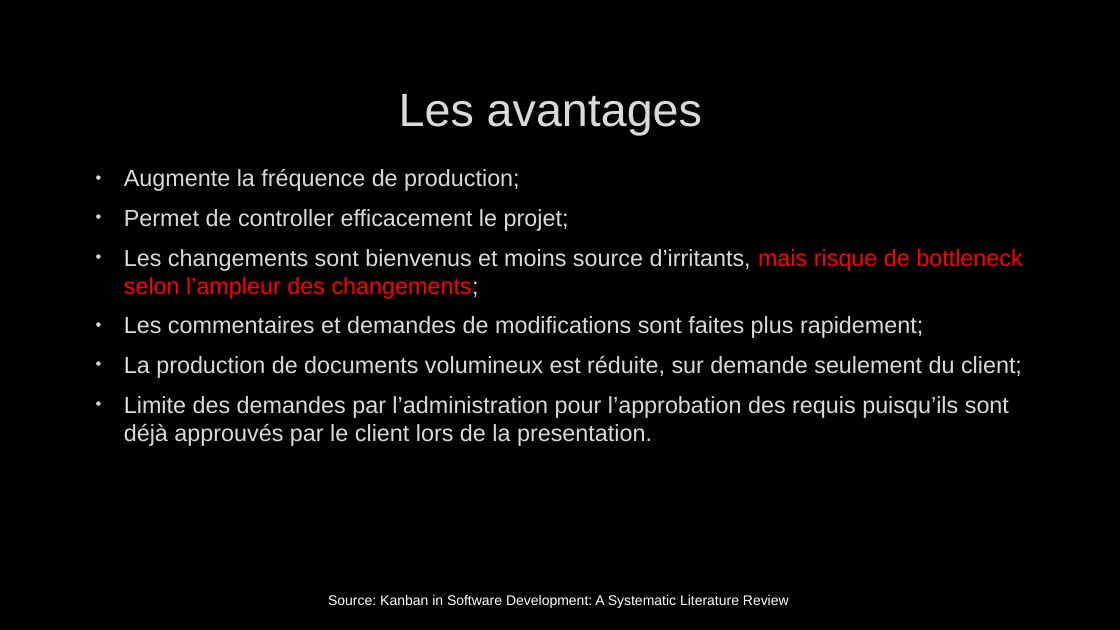
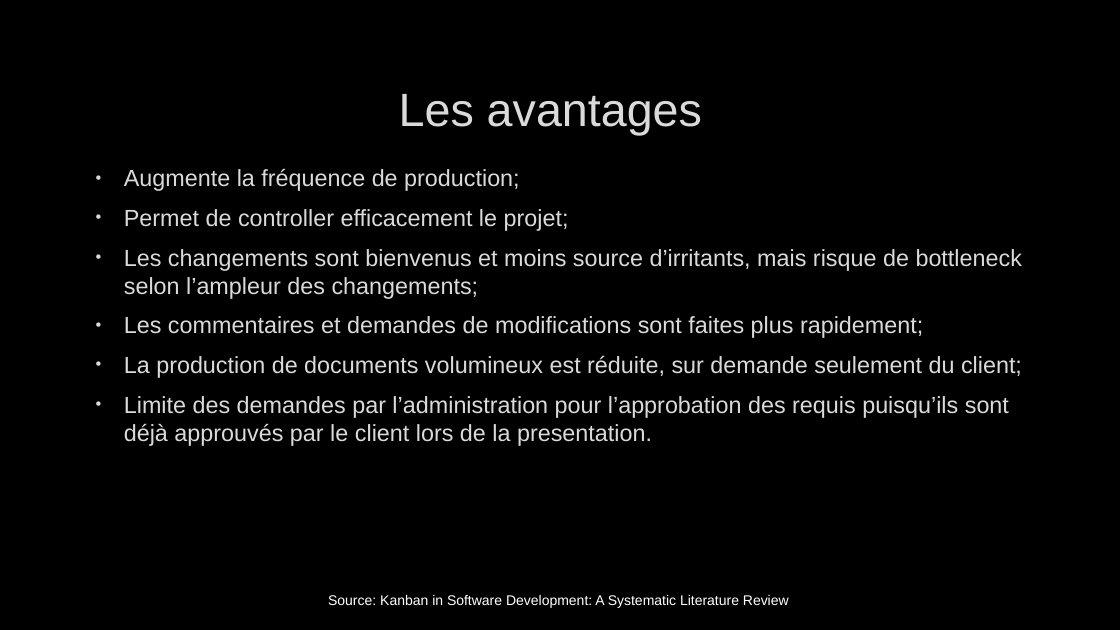
Before and after one commit to joyaAmora/Analyse_relationnelle, a slide deck: slide 11 of NotePowerpoint.pptx. Drawn at 1120x630 pixels with LibreOffice and Linux fonts; fonts in the diff are those of the drawing; background and template pictures are left out. Boxes give left, top, right and bottom in pixels: in the first picture for what was removed or moved away, otherwise in the second. Text is boxed around its words. In the diff, an @@ line names an element or a change of style, - is before the commit and + after.

```diff
--- a/NotePowerpoint.pptx
+++ b/NotePowerpoint.pptx
@@ text at box(124, 249, 1022, 299): text colour #FF0000 to #DADADA in "mais risque de bottleneck selon l’ampleur des ..." @@
```
Also in this commit, not shown: 4 other slides changed.
